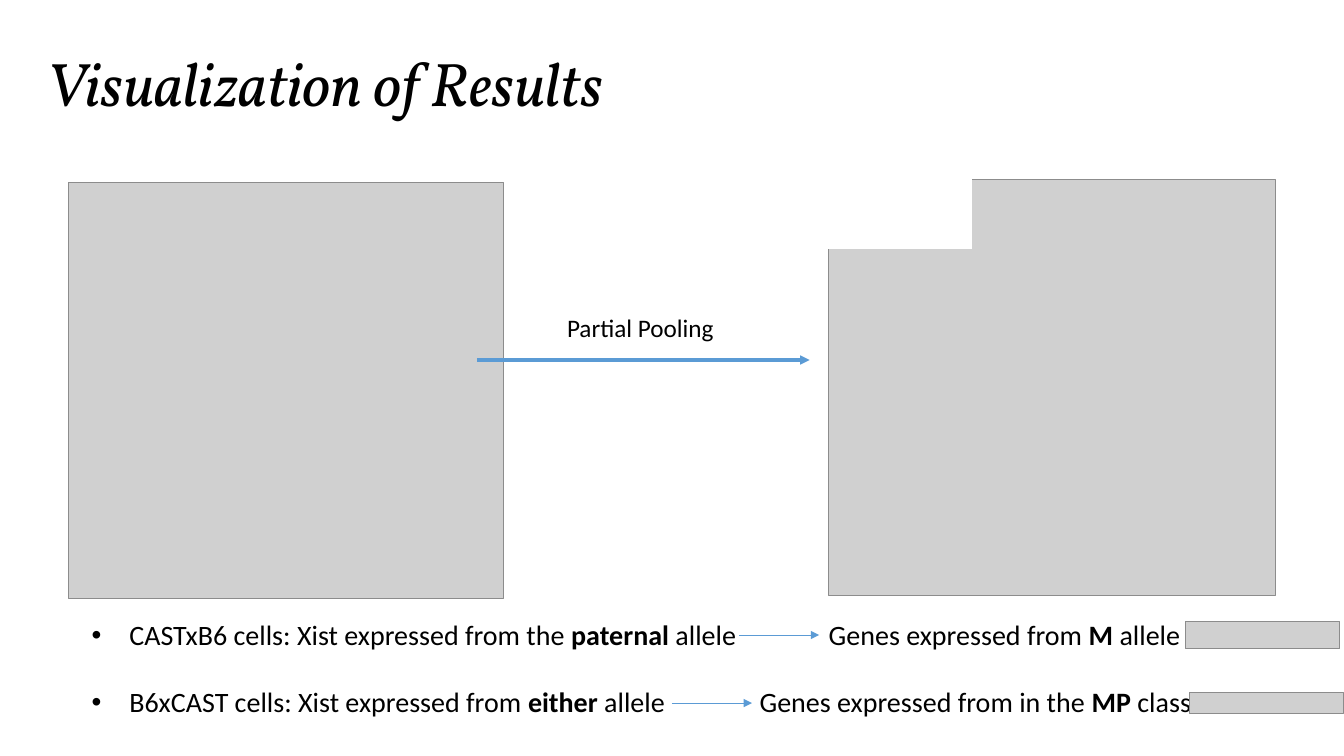
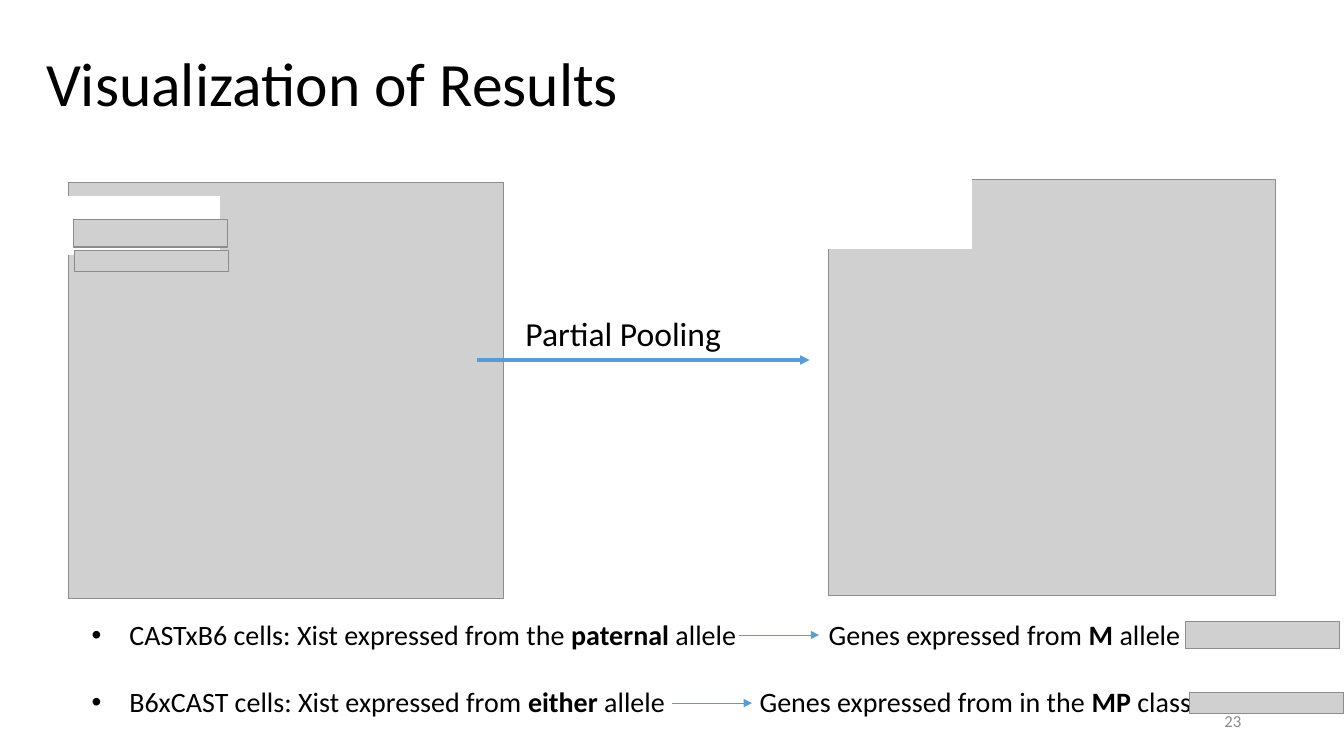
Before and after one commit to SmaragdaDimitrakopoulou/Paper-Presentation, a slide deck: slide 23 of presentation.pptx (slide 16 before the commit). Drawn at 1344x756 pixels with LibreOffice and Linux fonts; fonts in the diff are those of the drawing; grey boxes stand for pictures. Boxes give left, top, right and bottom in pixels: in the first picture for what was removed or moved away, otherwise in the second. Text is boxed around its words. In the diff, an @@ line names an element or a change of style, - is before the commit and + after.

```diff
--- a/presentation.pptx
+++ b/presentation.pptx
@@ text "Visualization of Results" at [46,63,618,107]: font Vollkorn to Calibri, italic off @@
@@ rectangle added at [68,197,220,254], fill #FFFFFF, outline #FFFFFF 1 pt @@
@@ picture added at [74,219,228,247] @@
@@ picture added at [75,250,229,271] @@
@@ text "Partial Pooling": place and size @@
-text "Partial Pooling" at [567,319,714,342]
+text "Partial Pooling" at [525,322,721,352]
@@ text "Partial Pooling" at [525,322,721,352]: size 18 to 24 pt @@
@@ page number added at [1224,716,1241,727], 12 pt, text #8C8C8C @@
+23
```
Also in this commit, not shown: 12 other slides changed, 13 slides added, 6 slides removed, 1 other file.
